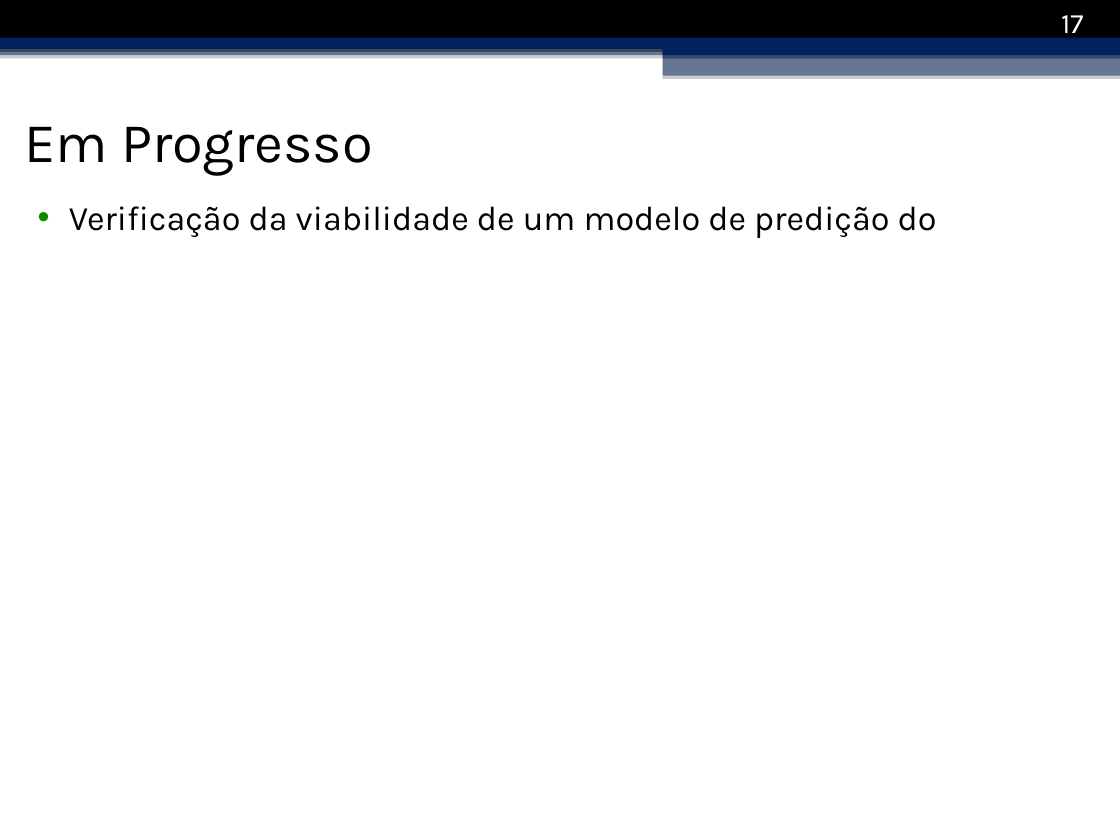
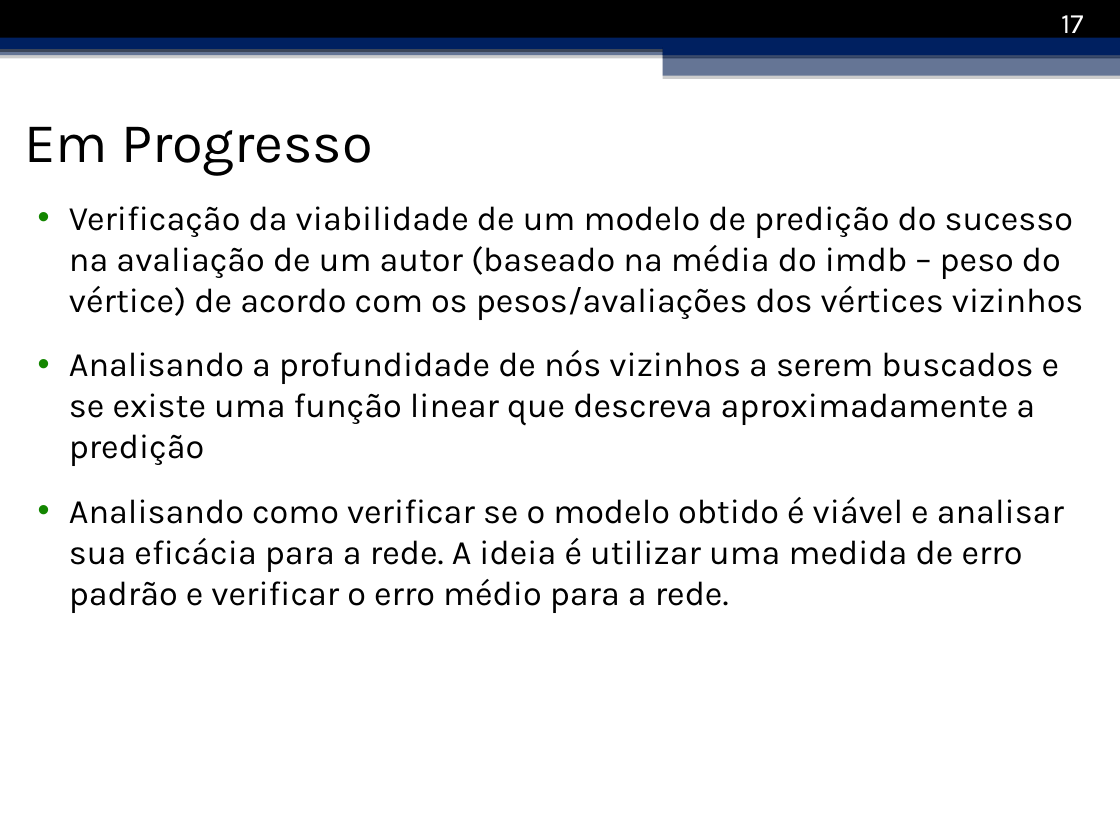
Before and after one commit to ronanlopes/redescomplexas_netflix_dataset, a slide deck: slide 17 of Resultados Parciais.pptx. Drawn at 1120x840 pixels with LibreOffice and Linux fonts; fonts in the diff are those of the drawing; background and template pictures are left out. Boxes give left, top, right and bottom in pixels: in the first picture for what was removed or moved away, otherwise in the second. Text is boxed around its words. In the diff, an @@ line names an element or a change of style, - is before the commit and + after.

Commit message:
algoritmo de predição de avaliação

```diff
--- a/Resultados Parciais.pptx
+++ b/Resultados Parciais.pptx
@@ text at <box>69,206,1084,613</box>: text changed @@
-• Verificação da viabilidade de um modelo de predição do
+• Verificação da viabilidade de um modelo de predição do sucesso na avaliação de um autor (baseado na média do imdb – peso do vértice) de acordo com os pesos/avaliações dos vértices vizinhos
+• Analisando a profundidade de nós vizinhos a serem buscados e se existe uma função linear que descreva aproximadamente a predição
+• Analisando como verificar se o modelo obtido é viável e analisar sua eficácia para a rede. A ideia é utilizar uma medida de erro padrão e verificar o erro médio para a rede.
```
Also in this commit, not shown: 8 other files.
